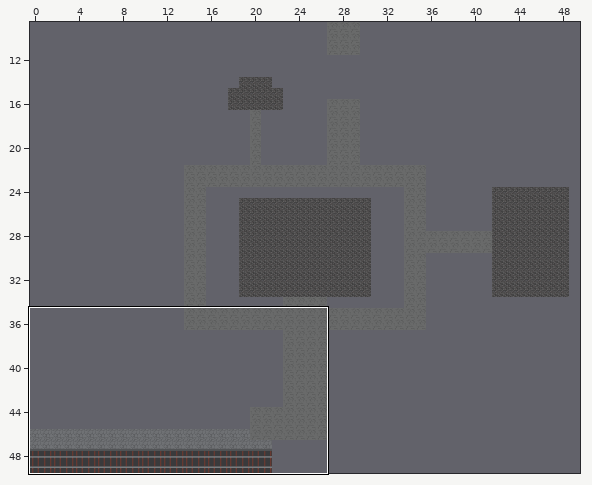
Tiled map: game-design/citymapdesign.tmx. The picture above shows the old version from afar; the outline marks the close-up.
Close-up. Earlier state:
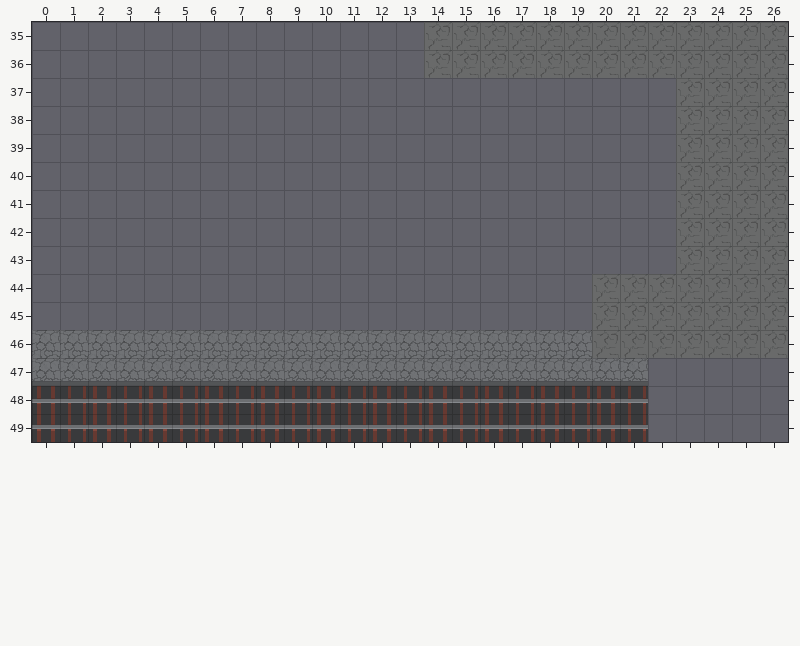
Cells are 32x32 px. Shown: x 0..26, y 35..49. The commit also changed other parts of the map, which this record leaves out.
After:
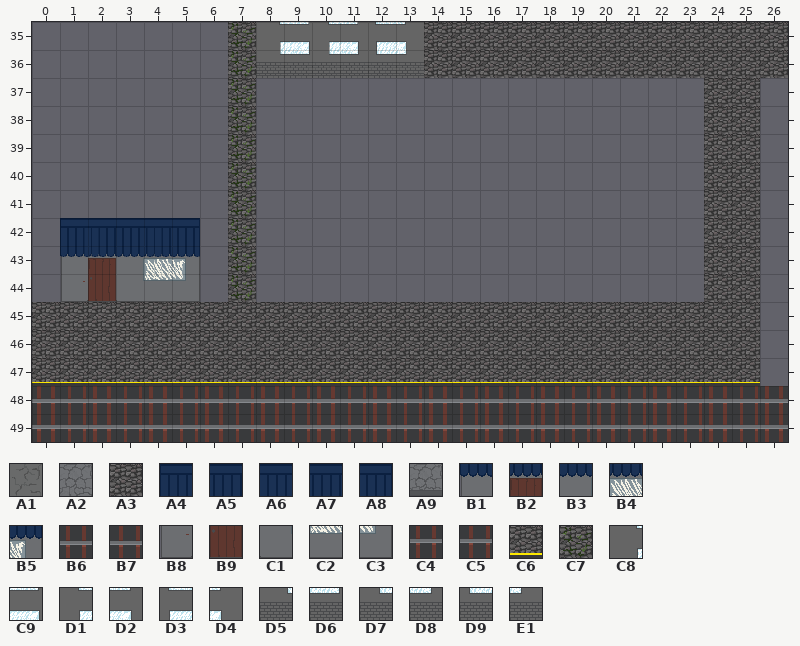
Key: from "mvptileset2": A1 0; from "real_tileset": A2 3, A3 19, A4 25, A5 26, A6 27, A7 28, A8 29, A9 32, B1 41, B2 42, B3 43, B4 44, B5 45, B6 48, B7 49, B8 57, B9 58, C1 59, C2 60, C3 61, C4 64, C5 65, C6 83, C7 84, C8 166, C9 167, D1 168, D2 169, D3 170, D4 171, D5 182, D6 183, D7 184, D8 185, D9 186, E1 187.
__ is an empty cell.
Changes in this commit:
Layer "ground":
The author changed tile A1 to tile A3 in rows 35 to 36 at x 14 to 26; in rows 37 to 44 at x 24 to 25; in rows 45 to 46 at x 20 to 25.
The author changed tile A2 to tile A3 in row 46 at x 0 to 19.
Tile A3 now appears in row 45 at x 0 to 19.
Tile B6 now appears in row 48 at x 22, 24 and 26.
Tile B7 now appears in row 48 at x 23 and 25.
Tile C4 now appears in row 49 at x 22, 24 and 26.
Tile C5 now appears in row 49 at x 23 and 25.
The author changed tile A9 to tile C6 in row 47 at x 0 to 21.
Tile C6 now appears in row 47 at x 22 to 25.
Tile C7 now appears in rows 35 to 44 at x 7.
The edit erases tile A1 in rows 37 to 43 at x 23 and 26; in row 44 at x 20 to 23 and 26; in rows 45 to 46 at x 26.
Layer "walls":
Tile A4 now appears in row 42 at x 1.
Tile A5 now appears in row 42 at x 2.
Tile A6 now appears in row 42 at x 3.
Tile A7 now appears in row 42 at x 4.
Tile A8 now appears in row 42 at x 5.
Tile B1 now appears in row 43 at x 1.
Tile B2 now appears in row 43 at x 2.
Tile B3 now appears in row 43 at x 3.
Tile B4 now appears in row 43 at x 4.
Tile B5 now appears in row 43 at x 5.
Tile B8 now appears in row 44 at x 1.
Tile B9 now appears in row 44 at x 2.
Tile C1 now appears in row 44 at x 3.
Tile C2 now appears in row 44 at x 4.
Tile C3 now appears in row 44 at x 5.
Tile C8 now appears in row 35 at x 8.
Tile C9 now appears in row 35 at x 9.
Tile D1 now appears in row 35 at x 10.
Tile D2 now appears in row 35 at x 11.
Tile D3 now appears in row 35 at x 12.
Tile D4 now appears in row 35 at x 13.
Tile D5 now appears in row 36 at x 8.
Tile D6 now appears in row 36 at x 9.
Tile D7 now appears in row 36 at x 10.
Tile D8 now appears in row 36 at x 11.
Tile D9 now appears in row 36 at x 12.
Tile E1 now appears in row 36 at x 13.
